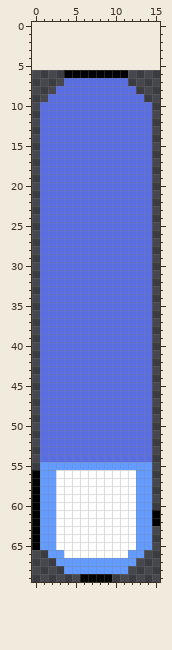
File history of a pixel-art file, raw/ui-ase/window.9.aseprite. Above, as it was before the edit.
16x64 pixels, 1 frame. The old version is drawn lined up with the new one, on the new canvas.
After the commit:
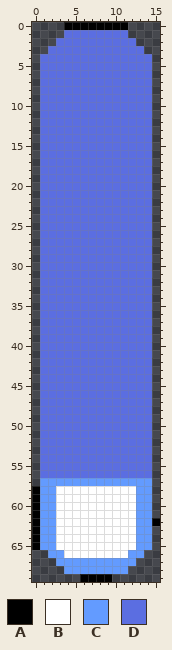
Palette (. is transparent): A #000000  B #ffffff  C #639bff  D #5b6ee1
Change:
canvas 16x64 -> 16x70, the old top-left corner now at 0,6
@@ x 0..15 @@
- 0 ................
- 1 ................
- 2 ................
- 3 ................
- 4 ................
- 5 ................
- 6 ....AAAAAAAA....
- 7 ....DDDDDDDD....
- 8 ...DDDDDDDDDD...
- 9 ..DDDDDDDDDDDD..
+ 0 ....AAAAAAAA....
+ 1 ....DDDDDDDD....
+ 2 ...DDDDDDDDDD...
+ 3 ..DDDDDDDDDDDD..
+ 4 .DDDDDDDDDDDDDD.
+ 5 .DDDDDDDDDDDDDD.
+ 6 .DDDDDDDDDDDDDD.
+ 7 .DDDDDDDDDDDDDD.
+ 8 .DDDDDDDDDDDDDD.
+ 9 .DDDDDDDDDDDDDD.
 10 .DDDDDDDDDDDDDD.
@@ x 0..15 @@
 54 .DDDDDDDDDDDDDD.
-55 .CCCCCCCCCCCCCC.
-56 ACCBBBBBBBBBBCC.
-57 ACCBBBBBBBBBBCC.
+55 .DDDDDDDDDDDDDD.
+56 .DDDDDDDDDDDDDD.
+57 .CCCCCCCCCCCCCC.
 58 ACCBBBBBBBBBBCC.
@@ x 13..15 @@
 60 CC.
-61 CCA
+61 CC.
 62 CCA
